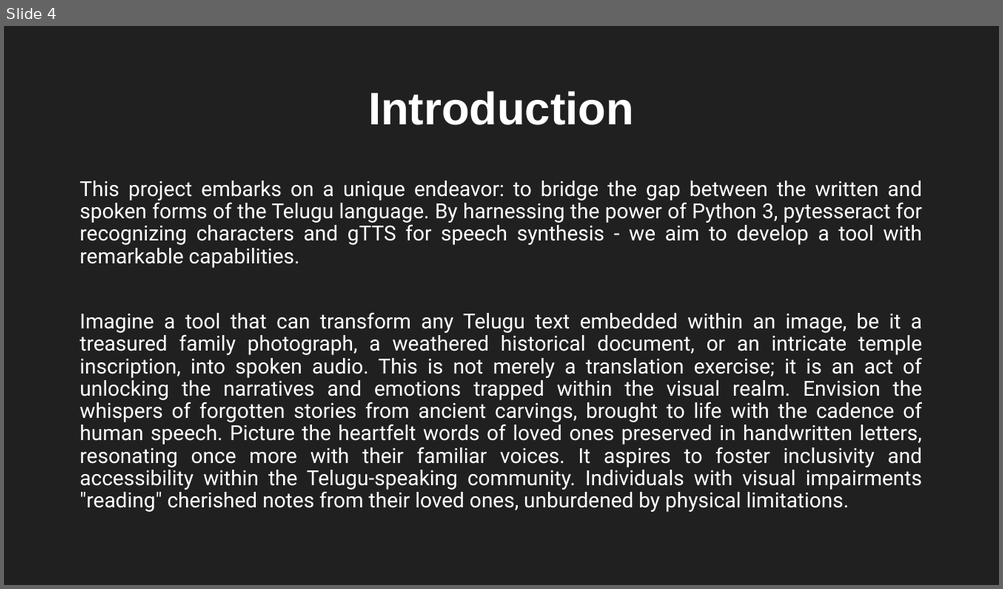
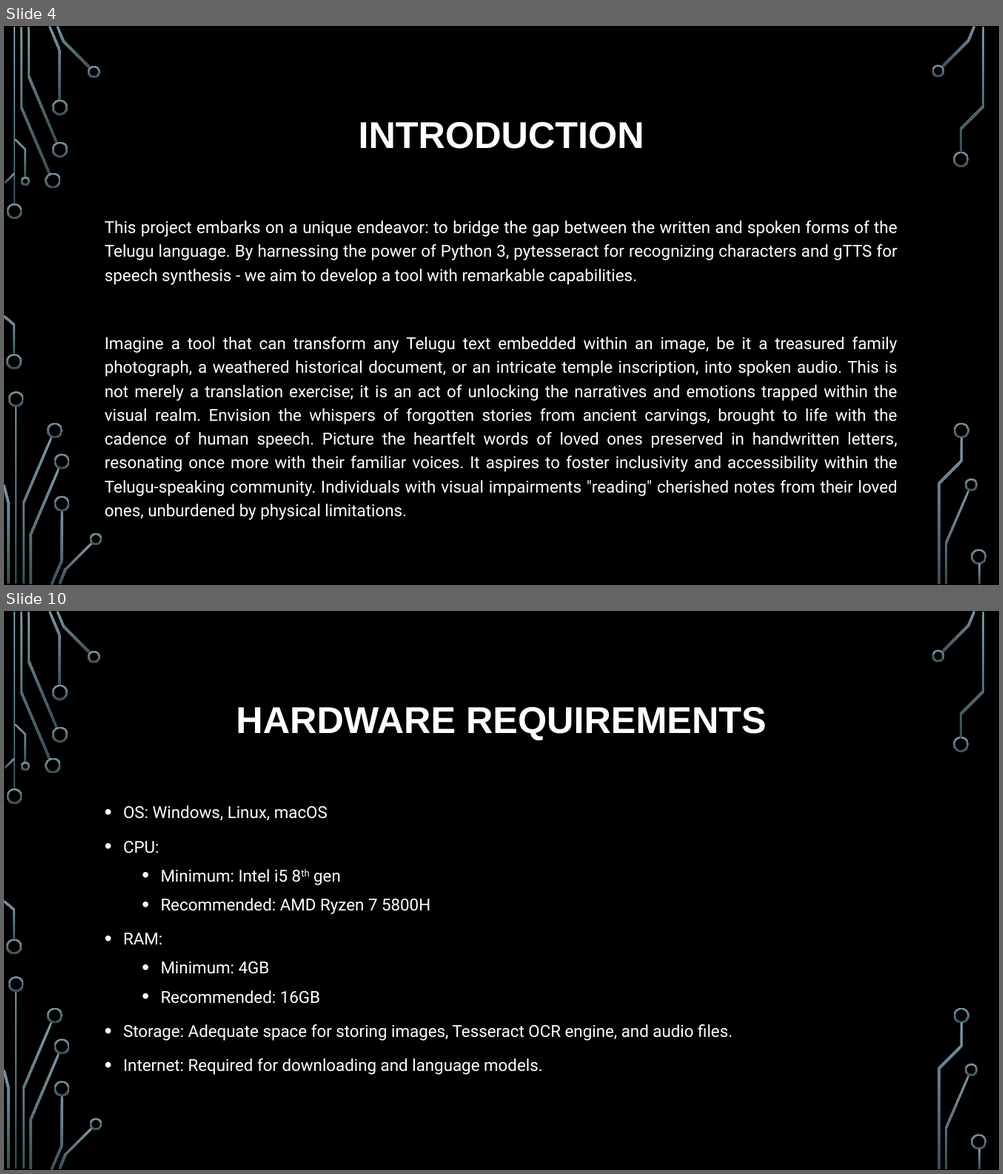
Before and after one commit to SFM61319/image2speech-te, a slide deck: docs/Presentation-1.pptx. Shown one above the other, each under a label of ours: slide 4 before the commit, slides 4 and 10 after it; the slides between them are not shown. The pictures are 1003x589 and 1003x1174 pixels, drawn with LibreOffice and Linux fonts; fonts in the diff are those of the drawing; background and template pictures are left out. Boxes give left, top, right and bottom in pixels: in the first picture for what was removed or moved away, otherwise in the second. Text is boxed around its words. In the diff, an @@ line names an element or a change of style, - is before the commit and + after.

```diff
--- a/docs/Presentation-1.pptx
+++ b/docs/Presentation-1.pptx
@@ slide 10 added at (x1=4, y1=611, x2=999, y2=1170), background picture (left out); not listed: 36 template elements that a slide beside it also shows @@
@@ title added at (x1=236, y1=706, x2=766, y2=741), 36 pt, text #FFFFFF, bold @@
+HARDWARE REQUIREMENTS
@@ text added at (x1=123, y1=806, x2=732, y2=1075), 16 pt, text #FFFFFF @@
+• OS: Windows, Linux, macOS
+• CPU:
+  • Minimum: Intel i5 8th gen
+  • Recommended: AMD Ryzen 7 5800H
+• RAM:
+  • Minimum: 4GB
+  • Recommended: 16GB
+• Storage: Adequate space for storing images, Tesseract OCR engine, and audio files.
+• Internet: Required for downloading and language models.
@@ slide 4 changed as well @@
@@ background #202020 to picture (left out) @@
@@ title at (x1=358, y1=121, x2=644, y2=149): text changed; size 44 to 36 pt @@
-Introduction
+INTRODUCTION
@@ text "This project embarks on a ..." moved from (x1=79, y1=181, x2=922, y2=512) to (x1=105, y1=221, x2=897, y2=497) @@
@@ text "This project embarks on a ..." at (x1=105, y1=221, x2=897, y2=497): size 20 to 16 pt; line spacing 0.9 to 1.2 @@
@@ group added at (x1=4, y1=26, x2=987, y2=585): 33 freeform shapes, 3 rectangles @@
```
Also in this commit, not shown: 5 other slides changed, 8 other slides added, 6 slides removed.
